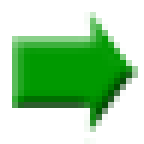
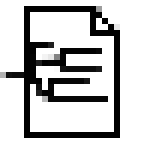
Before/after of a 144 × 144 layered artwork. What changed in the layer stack:
hid "Layer 14" over left=12, top=12, right=138, bottom=144
added layer "Layer 6 copy 2" above "Layer 19" over left=0, top=42, right=108, bottom=102
added layer "Layer 19" above "Layer 18" over left=24, top=6, right=120, bottom=138
